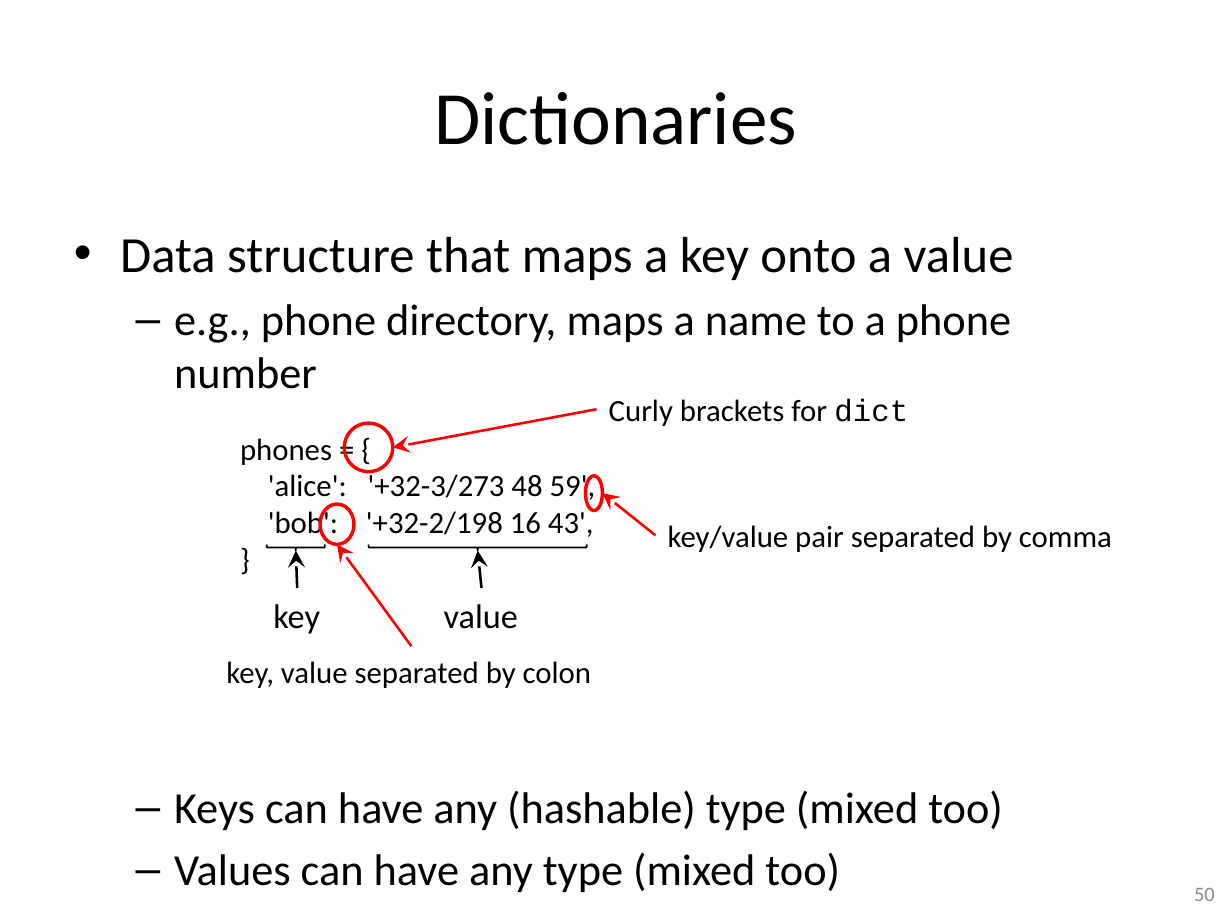
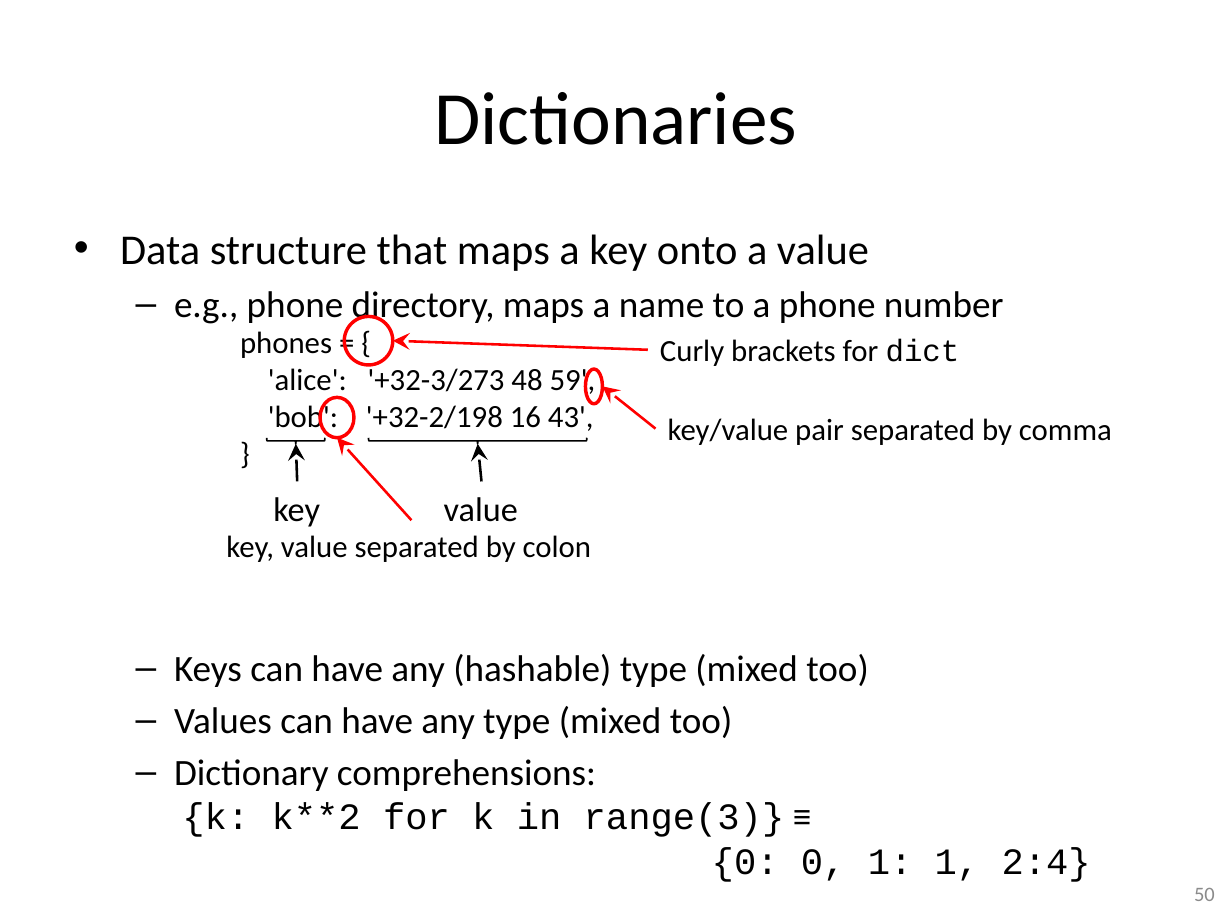
Before and after one commit to gjbex/training-material, a slide deck: slide 50 of Python/python-intro.pptx. Drawn at 1232x924 pixels with LibreOffice and Linux fonts; fonts in the diff are those of the drawing. Boxes give left, top, right and bottom in pixels: in the first picture for what was removed or moved away, otherwise in the second. Text is boxed around its words. In the diff, an @@ line names an element or a change of style, - is before the commit and + after.

```diff
--- a/Python/python-intro.pptx
+++ b/Python/python-intro.pptx
@@ text at box(120, 234, 1004, 739): size 29.6 to 24.8 pt in "Data structure that maps a key onto ..."; size 25.9 to 21.7 pt in "e.g., phone directory, maps a name to ...", "Keys can have any (hashable) type (mixed ...", "Values can have any type (mixed too)" @@
@@ text "Curly brackets for dict": place and size @@
-text "Curly brackets for dict" at box(609, 399, 908, 426)
+text "Curly brackets for dict" at box(660, 339, 960, 366)
@@ arrow moved from (596, 409) - (393, 447) to (648, 350) - (393, 341) @@
@@ left brace: place and size @@
-left brace at box(267, 545, 325, 551)
+left brace at box(267, 437, 325, 444)
@@ 4 texts, 3 ellipses, 3 arrows: place and size @@
-4 texts, 3 ellipses, 3 arrows at box(240, 424, 1112, 634)
+4 texts, 3 ellipses, 3 arrows at box(240, 317, 1112, 527)
@@ arrow moved from (411, 647) - (338, 545) to (411, 520) - (338, 437) @@
@@ left brace: place and size @@
-left brace at box(368, 545, 586, 551)
+left brace at box(368, 437, 586, 444)
@@ text "key, value separated by colon": place and size @@
-text "key, value separated by colon" at box(226, 661, 591, 688)
+text "key, value separated by colon" at box(226, 535, 591, 562)
@@ text at box(174, 759, 1091, 882): paragraph added @@
+  – Dictionary comprehensions:
+    {k: k**2 for k in range(3)} ≡
+    {0: 0, 1: 1, 2:4}
```
Also in this commit, not shown: 36 other slides changed.
